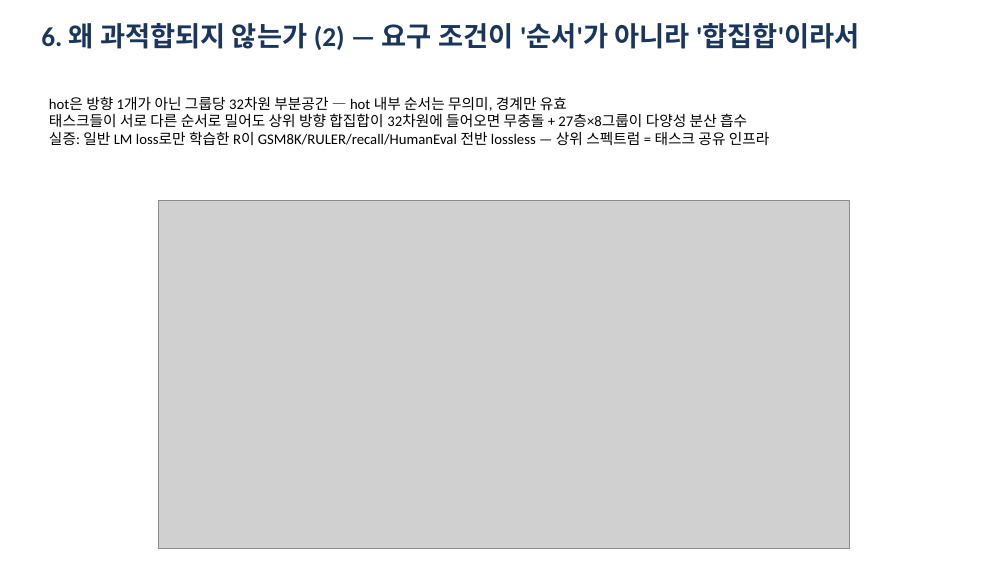
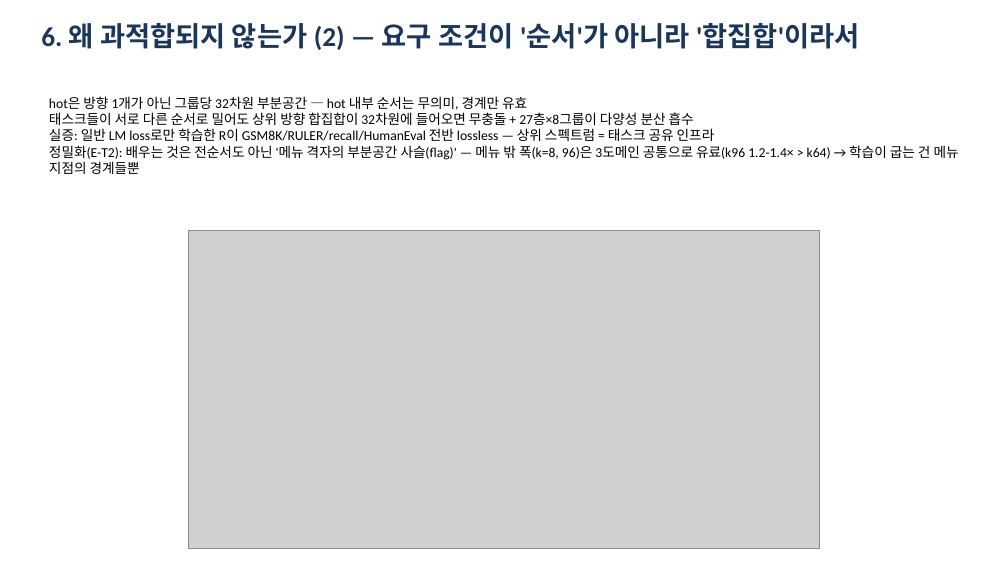
Before and after one commit to omin-Kwon/nested_ssm, a slide deck: slide 7 of docs/theory_deck.pptx. Drawn at 1008x567 pixels with LibreOffice and Linux fonts; fonts in the diff are those of the drawing; grey boxes stand for pictures. Boxes give left, top, right and bottom in pixels: in the first picture for what was removed or moved away, otherwise in the second. Text is boxed around its words. In the diff, an @@ line names an element or a change of style, - is before the commit and + after.

```diff
--- a/docs/theory_deck.pptx
+++ b/docs/theory_deck.pptx
@@ text at <box>49,96,715,141</box>: size 14 to 13 pt in "hot은 방향 1개가 아닌 그룹당 32차원 부분공간 ...", "태스크들이 서로 다른 순서로 밀어도 상위 방향 ...", "실증: 일반 LM loss로만 학습한 R이 GSM8K/RULER/recall/HumanEval ..." @@
@@ text at <box>49,145,959,174</box>: paragraph added @@
+정밀화(E-T2): 배우는 것은 전순서도 아닌 '메뉴 격자의 부분공간 사슬(flag)' — 메뉴 밖 폭(k=8, 96)은 3도메인 공통으로 유료(k96 1.2-1.4× > k64) → 학습이 굽는 건 메뉴 지점의 경계들뿐
@@ picture: place and size @@
-picture at <box>158,200,850,548</box>
+picture at <box>188,231,820,548</box>
```
Also in this commit, not shown: 3 other slides changed, 8 other files.
